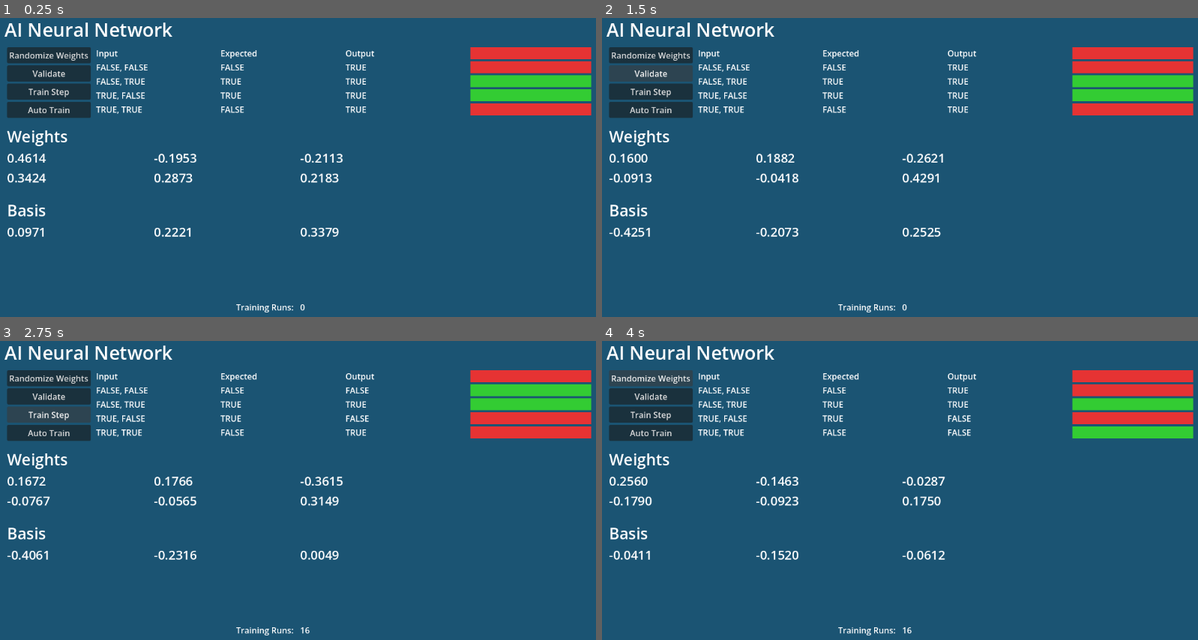
Above: before the commit, frames 1-4 (two rows, left to right).
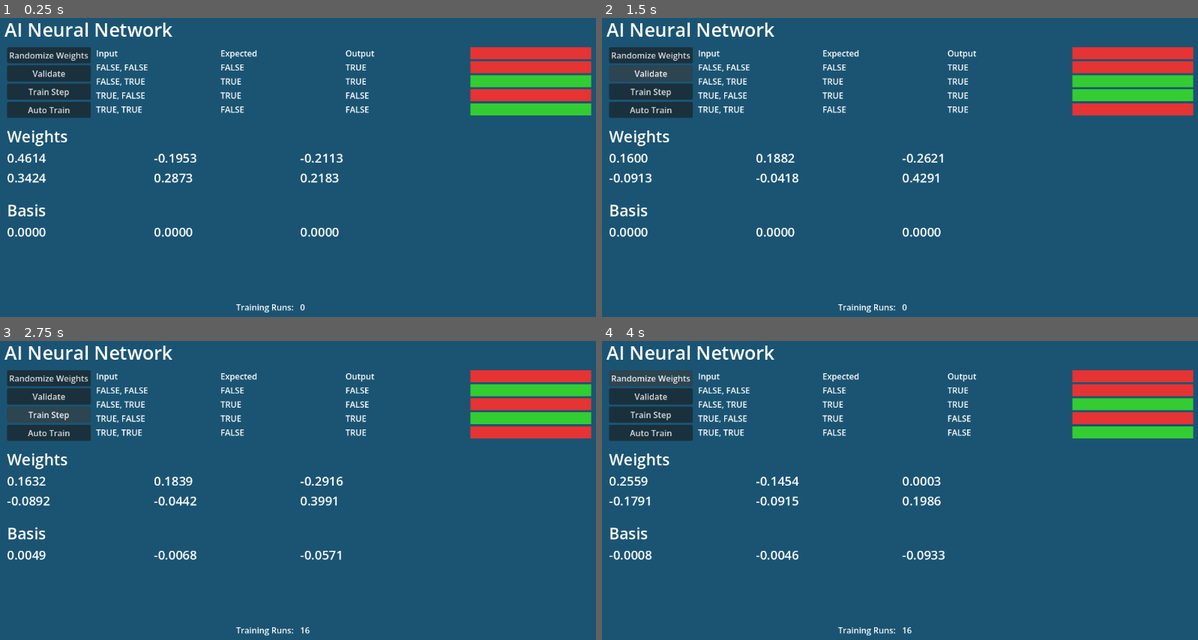
Above: after the commit, the same moments.

Repository: Discordanian/ai-lab-demo
Game: Godot game, scene res://main.tscn
The game is run twice, just before and just after one commit, with the same random seed, the same clock (stepped at 60 frames per second) and the same inputs.
Inputs:
- Up to frame 1 (0.25 s): no input
- Up to frame 2 (1.5 s): click "Randomize Weights" at 0.5 s; click "Validate" at 1.25 s
- Up to frame 3 (2.75 s): click "Train Step" at 2 s
- Up to frame 4 (4 s): click "Auto Train" at 2.75 s; click "Randomize Weights" at 3.5 s

The runs differ from the first frame. In frame 1, 2.0% of the frame differs, in the area x 4-100%, y 23-74%; in frame 2, 0.4%; in frame 3, 2.5%, in the area x 1-100%, y 19-74%; in frame 4, 0.6%.

Commit message:
zero-basis

Diff:
--- a/godot/neural_network.gd
+++ b/godot/neural_network.gd
@@ -15,8 +15,8 @@
 	weights_input_hidden = _rand_matrix(input_size, hidden_size)
 	# weights_hidden_output: [hidden_size][output_size]
 	weights_hidden_output = _rand_matrix(hidden_size, output_size)
-	bias_hidden = _rand_vector(hidden_size)
-	bias_output = _rand_vector(output_size)
+	bias_hidden = _zero_vector(hidden_size)
+	bias_output = _zero_vector(output_size)
 	training_runs = 0
 
 
@@ -43,6 +43,13 @@
 	var v: Array = []
 	for i in size:
 		v.append(randf() - 0.5)
+	return v
+
+
+static func _zero_vector(size: int) -> Array:
+	var v: Array = []
+	for i in size:
+		v.append(0.0)
 	return v
 
 
